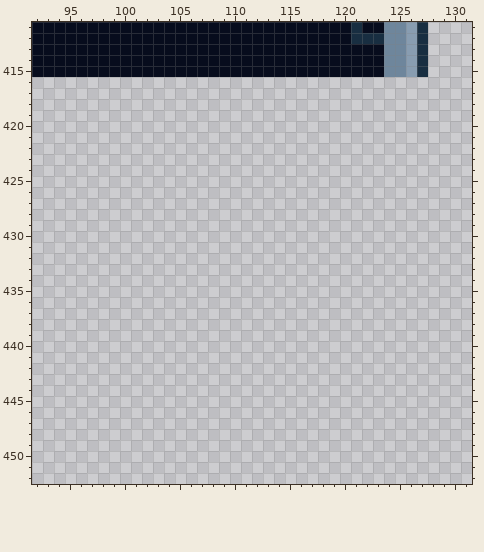
Pixel-art file: Assets/Resources/TileSheet/Maps/lab_tileset.aseprite. That is the earlier state.
1024x1024 pixels, 1 frame. Colours within 5 levels of each other are drawn and written as one. Shown: x 92..131, y 411..452. The commit also changed other parts of the picture, which this record leaves out.
After the commit:
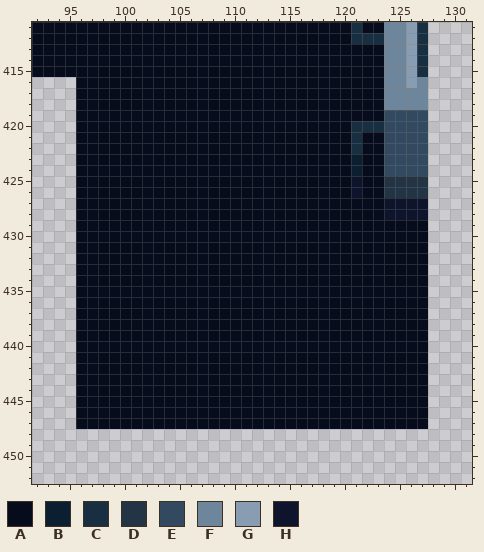
Palette (. is transparent): A #070c1d  B #0c1f30  C #182e41  D #233445  E #32495f  F #6e869c  G #889db1  H #0d142b
The exact change:
Layer "Background":
The author put colour A in rows 416 to 419 at x 96 to 123; in row 420 at x 96 to 120; in rows 421 to 426 at x 96 to 120 and 122 to 123; in rows 427 to 428 at x 96 to 123; in rows 429 to 447 at x 96 to 127.
The author put colour B in rows 423 to 424 at x 121.
The author put colour C in row 420 at x 121 to 123; in rows 421 to 422 at x 121.
The author put colour D in rows 425 to 426 at x 124 to 127.
The author put colour E in rows 419 to 424 at x 124 to 127.
The author put colour F in row 416 at x 124 to 125 and 127; in rows 417 to 418 at x 124 to 127.
The author put colour G in row 416 at x 126.
The author put colour H in rows 425 to 426 at x 121; in rows 427 to 428 at x 124 to 127.
